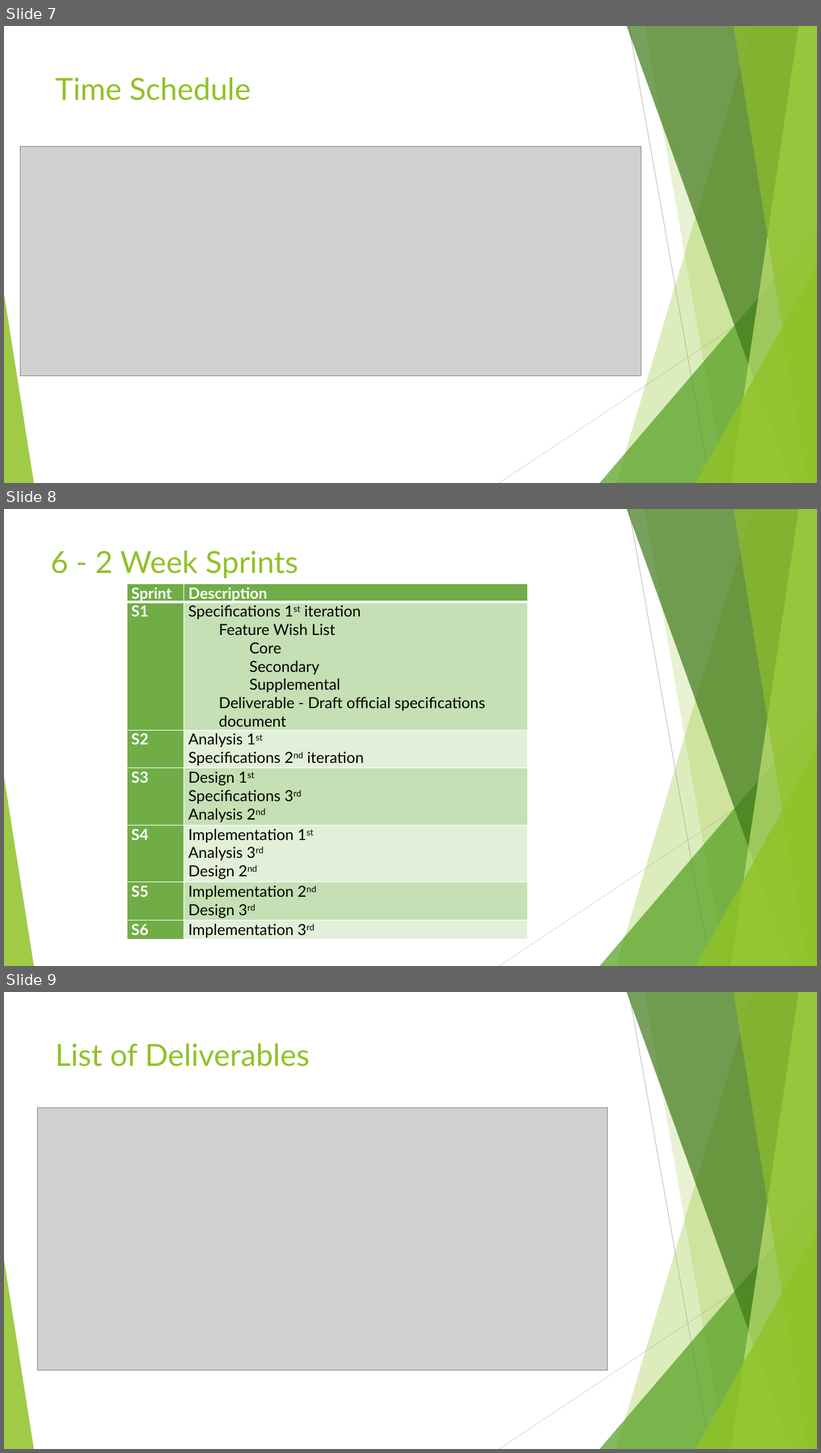
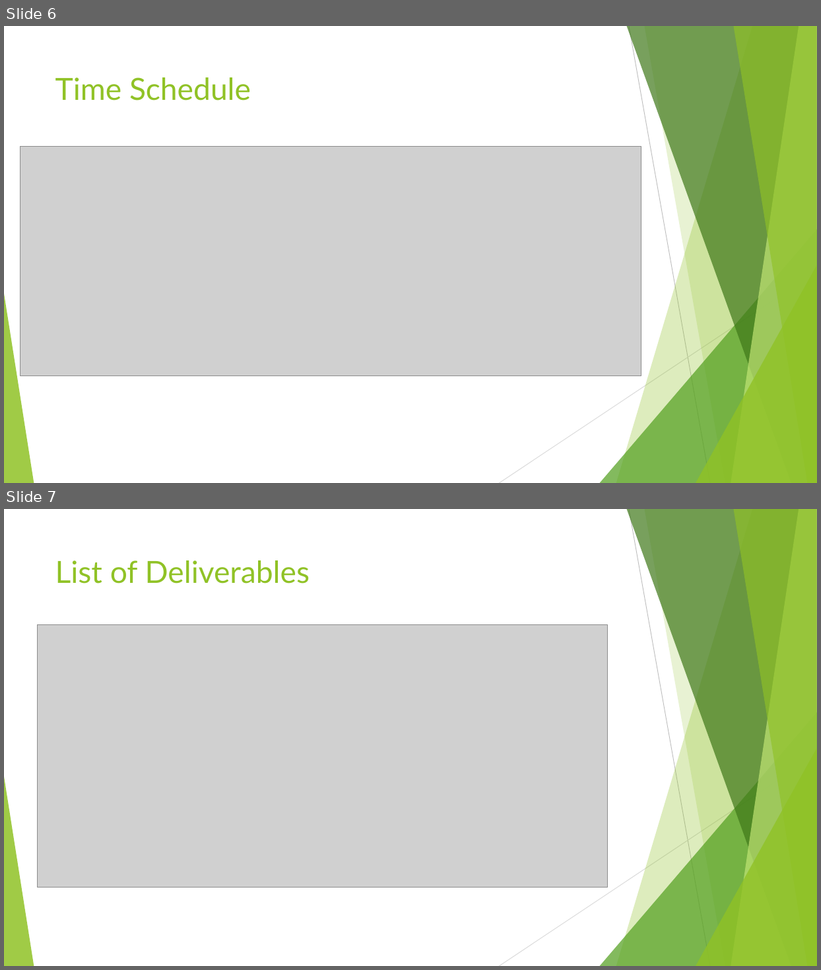
Before and after one commit to Project6/Planit, a slide deck: Final Project Documentation/CSC521.pptx. Shown one above the other, each under a label of ours: slides 7, 8 and 9 before the commit, slides 6 and 7 after it. The pictures are 821x1453 and 821x970 pixels, drawn with LibreOffice and Linux fonts; fonts in the diff are those of the drawing; grey boxes stand for pictures. Boxes give left, top, right and bottom in pixels: in the first picture for what was removed or moved away, otherwise in the second. Text is boxed around its words. In the diff, an @@ line names an element or a change of style, - is before the commit and + after.

```diff
--- a/Final Project Documentation/CSC521.pptx
+++ b/Final Project Documentation/CSC521.pptx
@@ slide 8 removed at bbox=[4, 509, 817, 966], background #FFFFFF; not listed: 10 template elements that a slide beside it also shows @@
@@ title removed at bbox=[51, 551, 298, 578] @@
-6 - 2 Week Sprints
@@ table removed at bbox=[127, 584, 528, 941], 7 rows, 2 columns @@
-Sprint | Description
-S1 | Specifications 1st iteration / Feature Wish List / Core / Secondary / Supplemental / Deliverable - Draft official specifications document
-S2 | Analysis 1st / Specifications 2nd iteration
-S3 | Design 1st / Specifications 3rd / Analysis 2nd
-S4 | Implementation 1st / Analysis 3rd / Design 2nd
-S5 | Implementation 2nd / Design 3rd
-S6 | Implementation 3rd
@@ what was slide 7 is now slide 6 @@
@@ what was slide 9 is now slide 7 @@
```
Also in this commit, not shown: 3 slides added, 1 other slide removed.
